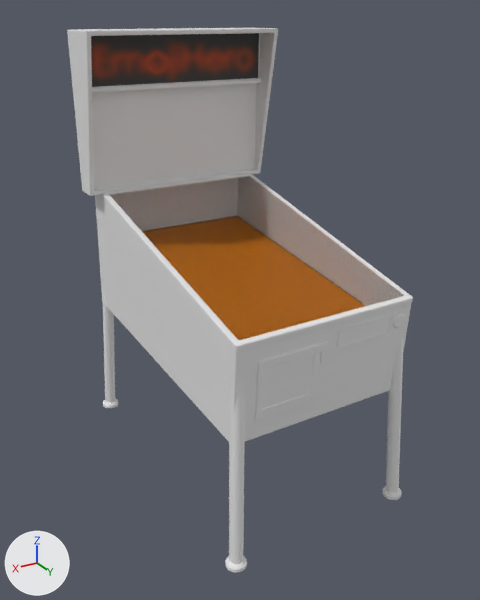
An edit to the Blender file Assets/Models/Originals/ArcadeMachine.blend, drawn before and after from the same camera.
The view is the same before and after, from a 50 mm camera at (1.4, 1.69, 1.96) aimed at (0.02, -0.62, 0.81). The axes (+X, +Y, +Z) are drawn at lower left. The lights are the same throughout. The first picture is the older version.

Script lines for the objects in view, before the commit:
```python
ob_leg = bpy.data.objects.new('Leg', me_cylinder)
ob_leg.location = (0.4, -1.35, 0.0)
ob_leg.scale = (-0.0278, -0.0278, 0.417)
ob_lid = bpy.data.objects.new('Lid', me_cube_005)
ob_lid.location = (0.0, -0.012, 0.944)
ob_lid.rotation_euler = (-0.212, 0.0, 0.0)  # degrees (-12, 0, 0)
ob_lid_001 = bpy.data.objects.new('Lid.001', me_cube_008)
ob_lid_001.parent = ob_lid
ob_lid_001.location = (0.0, -0.0156, 0.929)
ob_lid_001.rotation_euler = (-0.212, 0.0, 0.0)  # degrees (-12, 0, 0)
ob_screen = bpy.data.objects.new('Screen', me_cube_002)
ob_screen.location = (0.0, -1.322, 1.2)
# also in view: 'MoneySlot' at (0.16, -0.02, 0.74); 'Leg.003' at (-0.39, -0.03, 0.39); 'Button Sign' at (-0.17, -0.02, 0.86); 'Arcade' at (0.0, -0.69, 0.88); 'Leg.002' at (0.39, -0.03, 0.39)
```
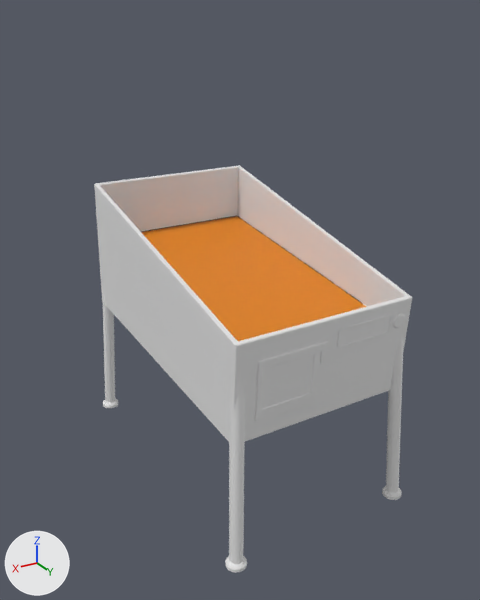
Location of each change, (x1, y1, x2, y2) in pixels of the pictures (480 x 600 px):
```json
{"object": "Screen", "change": "deleted", "before": [67, 28, 278, 196], "faces in mat_sign_screen (white #e7e7e7)": [92, 83, 256, 189], "faces in mat_logosign (picture img_logoglow_png)": [91, 33, 259, 87], "faces in mat_arcade (white #e7e7e7)": [67, 28, 278, 196]}
{"object": "Lid.001", "change": "deleted", "before": [109, 176, 404, 340]}
{"object": "Lid", "change": "deleted", "before": [103, 174, 413, 351]}
```

Scene script edits in JSON lines:
```json
{"op": "remove", "block": "ob_screen", "code": ["ob_screen = bpy.data.objects.new('Screen', me_cube_002)", "ob_screen.location = (0.0, -1.322, 1.2)", "_m = ob_screen.modifiers.new('Bevel', 'BEVEL')", "_m.width = 0.003", "_m.width_pct = 0.003"]}
{"op": "remove", "block": "ob_lid", "code": ["ob_lid = bpy.data.objects.new('Lid', me_cube_005)", "ob_lid.location = (0.0, -0.012, 0.944)", "ob_lid.rotation_euler = (-0.212, 0.0, 0.0)  # degrees (-12, 0, 0)", "_m = ob_lid.modifiers.new('Bevel', 'BEVEL')", "_m.width = 0.001", "_m.width_pct = 0.001", "_m.angle_limit = 0.873"]}
{"op": "remove", "block": "ob_lid_001", "code": ["ob_lid_001 = bpy.data.objects.new('Lid.001', me_cube_008)", "ob_lid_001.parent = ob_lid", "ob_lid_001.matrix_parent_inverse = Matrix(((1.0, 0.0, 0.0, 0.0), (0.0, 0.978, -0.21, 0.21), (0.0, 0.21, 0.978, -0.905), (0.0, 0.0, 0.0, 1.0)))", "ob_lid_001.location = (0.0, -0.0156, 0.929)", "ob_lid_001.rotation_euler = (-0.212, 0.0, 0.0)  # degrees (-12, 0, 0)", "_m = ob_lid_001.modifiers.new('Bevel', 'BEVEL')", "_m.width = 0.004", "_m.width_pct = 0.004", "_m.segments = 2", "_m.limit_method = 'WEIGHT'"]}
```
